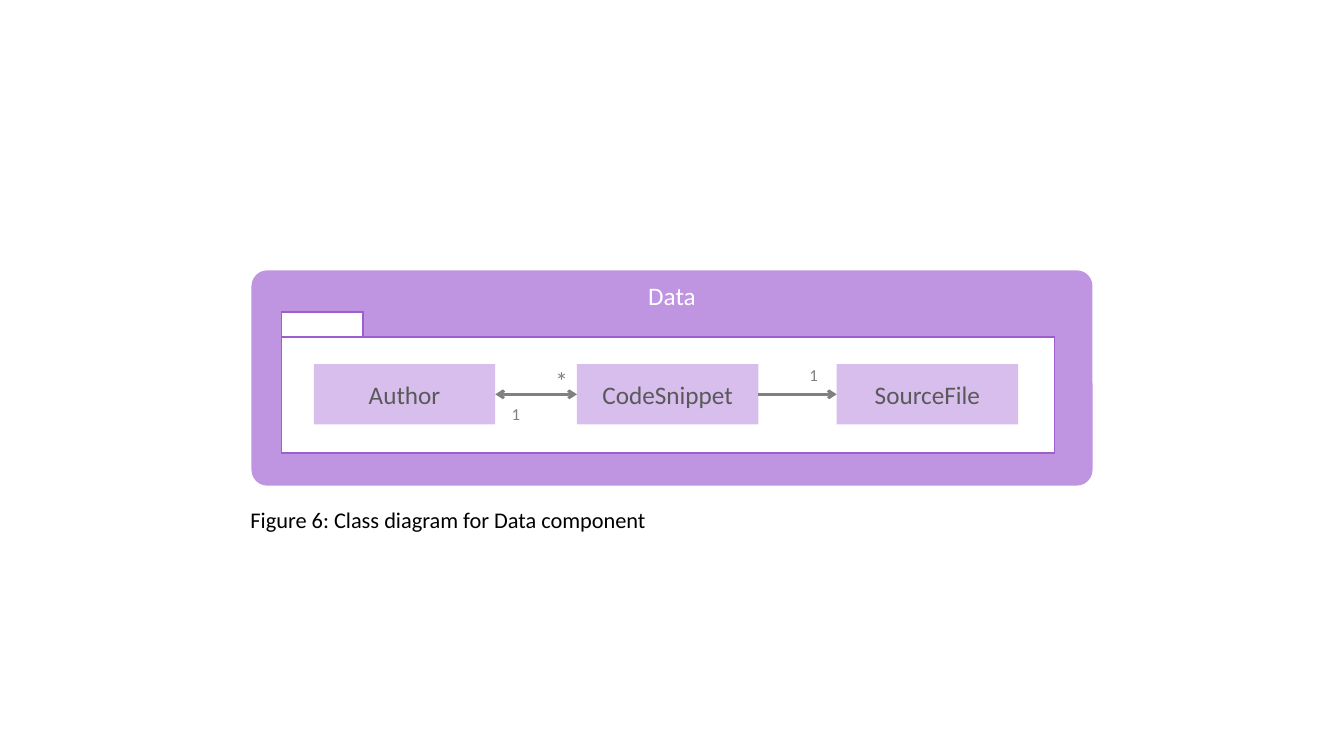
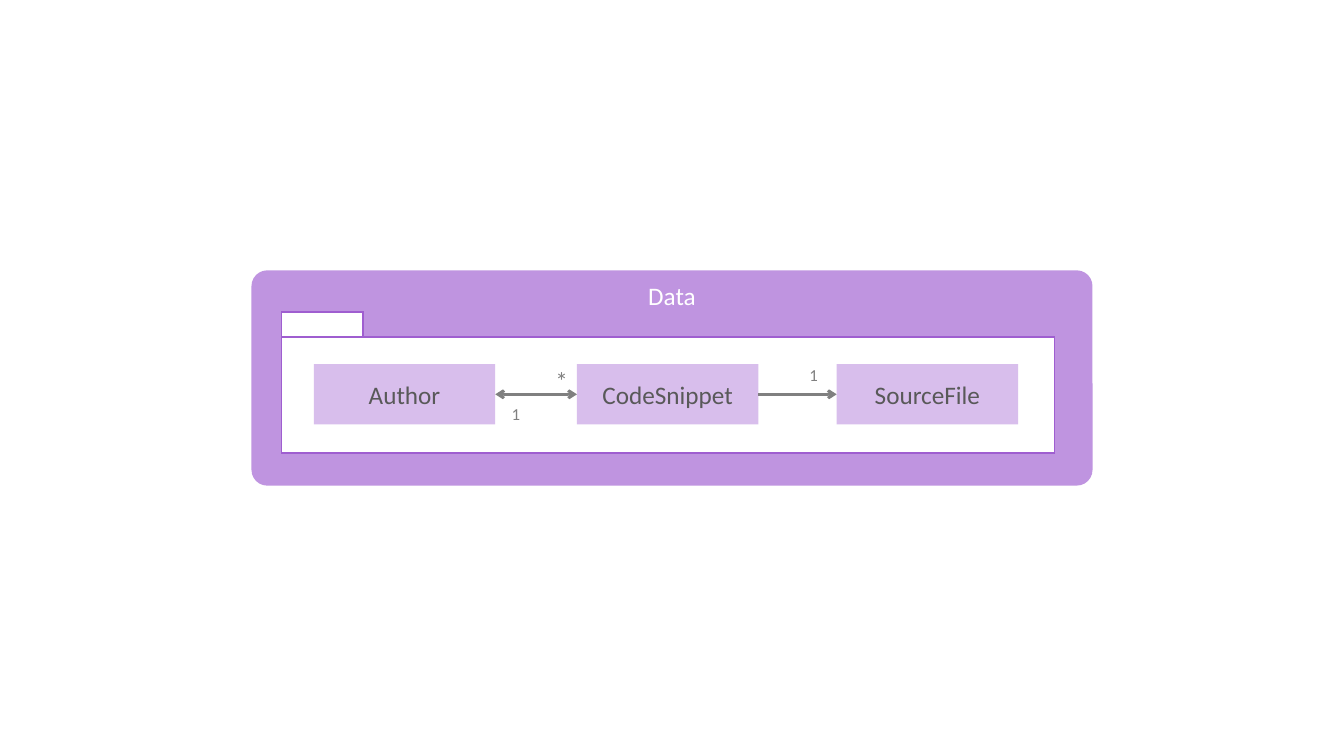
Before and after one commit to se-edu/collate, a slide deck: slide 7 of docs/Diagrams.pptx (slide 6 before the commit). Drawn at 1344x756 pixels with LibreOffice and Linux fonts; fonts in the diff are those of the drawing. Boxes give left, top, right and bottom in pixels: in the first picture for what was removed or moved away, otherwise in the second. Text is boxed around its words. In the diff, an @@ line names an element or a change of style, - is before the commit and + after.

Commit message:
Updated GUI class diagram

```diff
--- a/docs/Diagrams.pptx
+++ b/docs/Diagrams.pptx
@@ text removed at (250,512,645,532) @@
-Figure 6: Class diagram for Data component
```
Also in this commit, not shown: 5 other slides changed, 1 slide added, 2 other files.
